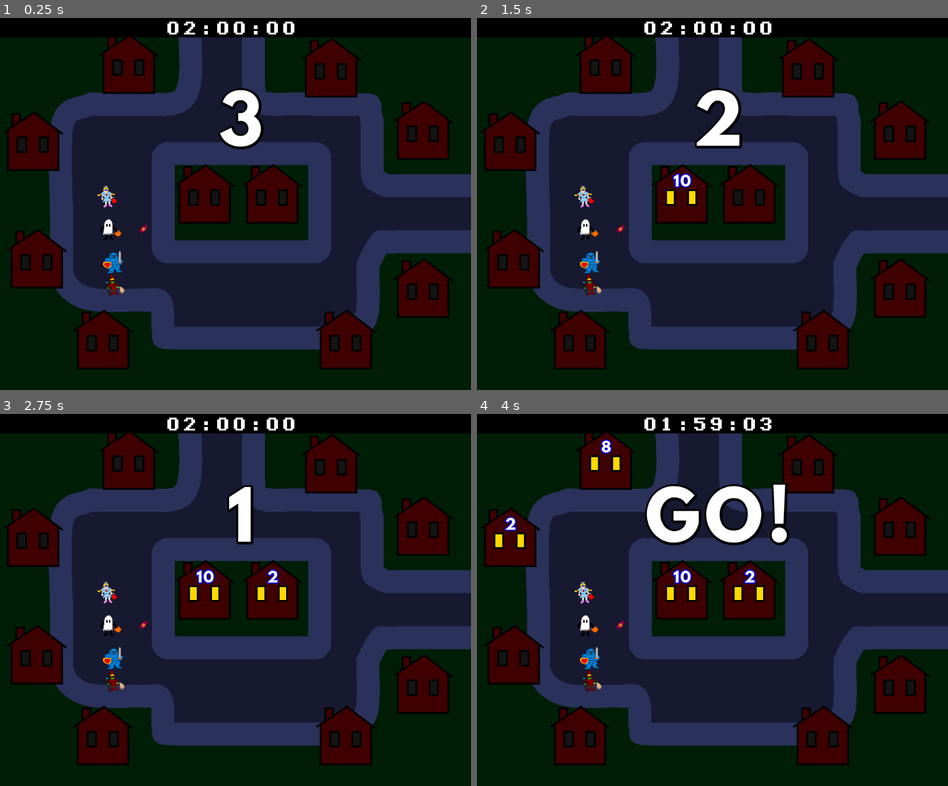
Above: before the commit, frames 1-4 (two rows, left to right).
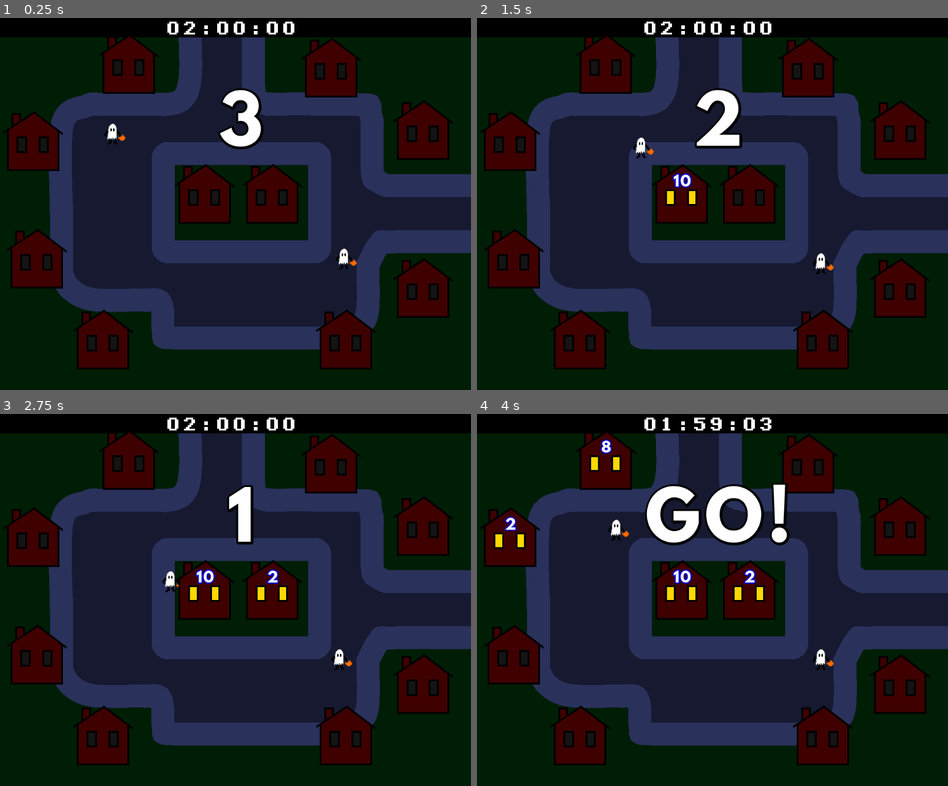
Above: after the commit, the same moments.

Repository: King9999/trickortreat_godot
Game: Godot game, scene res://Scenes/main.tscn
Same seed, same stepped clock (60 frames per second), same inputs: the game is played once before the commit and once after it. This scene is started directly instead of the project's main scene.
Inputs:
- Up to frame 1 (0.25 s): no input
- Up to frame 2 (1.5 s): tap Enter at 0.5 s; hold D (P1_Right) 0.53-1.28 s; tap Space (P1_Trick) at 0.6 s; hold S (P1_Down) from 1.28 s (still down); tap Down (P2_Down) at 1.35 s
- Up to frame 3 (2.75 s): release S (P1_Down) at 2.03 s; hold D (P1_Right) from 2.03 s (still down); tap Left (P2_Left) at 2.1 s
- Up to frame 4 (4 s): tap Space (P1_Trick) at 2.75 s; release D (P1_Right) at 2.78 s; hold W (P1_Up) 2.78-3.53 s; tap Right (P2_Right) at 2.85 s; hold A (P1_Left) from 3.53 s (still down); tap Ctrl (P2_Trick) at 3.6 s

The runs differ from the first frame. In frame 1, 0.8% of the frame differs, in the area x 20-76%, y 28-75%; in frame 2, 0.8%, in the area x 20-76%, y 32-75%; in frame 3, 0.8%; in frame 4, 0.8%.

Commit message:
Can now instantiate nodes from scenes
Game now instantiates the chosen costumes and places them in their correct positions.

Maybe fixed issue where 6 houses were getting candy instead of 5?

Each player can control their own costume individually.

Diff:
--- a/Scenes/main.tscn
+++ b/Scenes/main.tscn
@@ -6,7 +6,6 @@
 [ext_resource type="PackedScene" uid="uid://dy622oifu2orq" path="res://Scenes/house.tscn" id="2_bo1nx"]
 [ext_resource type="PackedScene" uid="uid://rojba8fy4rsu" path="res://Scenes/costume_knight.tscn" id="5_kry3j"]
 [ext_resource type="PackedScene" uid="uid://siohwbcnl08s" path="res://Scenes/costume_ghost.tscn" id="6_6bp64"]
-[ext_resource type="PackedScene" uid="uid://ler3q84qayoq" path="res://Scenes/candy.tscn" id="6_21xkr"]
 [ext_resource type="PackedScene" uid="uid://dkaywba7sevkf" path="res://Scenes/costume_princess.tscn" id="7_344ge"]
 [ext_resource type="PackedScene" uid="uid://4s36quwb0krr" path="res://Scenes/costume_witch.tscn" id="8_ynf5e"]
 [ext_resource type="Script" uid="uid://dk7c7ngm54vmc" path="res://Scripts/timer.gd" id="9_hptm8"]
@@ -26,6 +25,7 @@
 [node name="Main" type="Node2D"]
 script = ExtResource("1_fdnlq")
 game_time = 120
+costume_scenes = Array[PackedScene]([ExtResource("6_6bp64"), ExtResource("5_kry3j"), ExtResource("7_344ge"), ExtResource("8_ynf5e")])
 
 [node name="Level" type="Sprite2D" parent="."]
 texture = ExtResource("1_jjgbg")
@@ -128,21 +128,6 @@
 [node name="House10" parent="House Manager" instance=ExtResource("2_bo1nx")]
 position = Vector2(240, 320)
 
-[node name="Knight" parent="." instance=ExtResource("5_kry3j")]
-position = Vector2(-264, 152)
-
-[node name="Candy" parent="." instance=ExtResource("6_21xkr")]
-position = Vector2(-200, 80)
-
-[node name="Ghost" parent="." instance=ExtResource("6_6bp64")]
-position = Vector2(-272, 80)
-
-[node name="Princess" parent="." instance=ExtResource("7_344ge")]
-position = Vector2(-280, 8)
-
-[node name="Witch" parent="." instance=ExtResource("8_ynf5e")]
-position = Vector2(-264, 200)
-
 [node name="Timer" type="Node2D" parent="."]
 position = Vector2(-2, -384)
 script = ExtResource("9_hptm8")
--- a/Scripts/game_manager.gd
+++ b/Scripts/game_manager.gd
@@ -3,6 +3,7 @@
 """
 
 extends Node2D
+class_name GameManager
 
 @onready var timer: Game_Timer = $Timer
 @onready var countdown: Countdown = $Countdown
@@ -17,6 +18,12 @@
 @export var game_time: int							#time in seconds. default 2 minutes
 var game_started: bool
 
+#costumes
+@export var costume_scenes: Array[PackedScene] = []
+@export var players: Array[Costume] = []
+
+enum Human_Player { PLAYER_ONE, PLAYER_TWO }
+
 # Called when the node enters the scene tree for the first time.
 func _ready() -> void:
 	#Timer setup
@@ -26,8 +33,8 @@
 
 	######player setup######
 	#set up the first 2 players
-
-
+	_set_up_players(Singleton.costume_p1)
+	_set_up_players(Singleton.costume_p2)
 
 # Called every frame. 'delta' is the elapsed time since the previous frame.
 func _process(delta: float) -> void:
@@ -42,3 +49,34 @@
 	game_started = true
 	timer.start_timer(true)
 	countdown.start_game.disconnect(_start_game)	#prevents code from running more than once
+
+##Adds human-controlled
+func _set_up_players(selection: Singleton.Selection):
+	match(selection):
+		Singleton.Selection.GHOST:
+			players.append(costume_scenes[Singleton.Selection.GHOST].instantiate())
+		Singleton.Selection.KNIGHT:
+			players.append(costume_scenes[Singleton.Selection.KNIGHT].instantiate())
+		Singleton.Selection.PRINCESS:
+			players.append(costume_scenes[Singleton.Selection.PRINCESS].instantiate())
+		Singleton.Selection.WITCH:
+			players.append(costume_scenes[Singleton.Selection.WITCH].instantiate())
+
+	#ensure the player is human-controlled.
+	var player: Costume = players[players.size() - 1]
+	player.player_type = Costume.Player.HUMAN
+
+	#set position
+	player.global_position = player_position1.global_position if players.size() <= 1 else player_position2.global_position
+	add_child(player) #important step when instantiating nodes.
+
+func _physics_process(delta: float) -> void:
+	var input_p1 = Input.get_vector(Singleton.left_p1, Singleton.right_p1, Singleton.up_p1, Singleton.down_p1)
+	var input_p2 = Input.get_vector(Singleton.left_p2, Singleton.right_p2, Singleton.up_p2, Singleton.down_p2)
+
+
+	players[Human_Player.PLAYER_ONE].global_position += input_p1 * delta * players[Human_Player.PLAYER_ONE].move_speed
+	players[Human_Player.PLAYER_TWO].global_position += input_p2 * delta * players[Human_Player.PLAYER_TWO].move_speed
+
+	players[Human_Player.PLAYER_ONE].move_and_slide()
+	players[Human_Player.PLAYER_TWO].move_and_slide()
--- a/Scripts/house_manager.gd
+++ b/Scripts/house_manager.gd
@@ -35,13 +35,13 @@
 			house.can_stock_candy = true
 
 		#check if this house can be stocked
-		if houses_with_candy >= MAX_HOUSES_WITH_CANDY:
-			continue
+		#if houses_with_candy >= MAX_HOUSES_WITH_CANDY:
+			#continue
 
 		#houses don't immediately stock up in the beginning and during the game
 		await get_tree().create_timer(1).timeout
 
-		if house.can_stock_candy && house.candy_amount <= 0:
+		if  houses_with_candy < MAX_HOUSES_WITH_CANDY && house.can_stock_candy && house.candy_amount <= 0:
 			#roll for a chance to stock house
 			if randf() <= STOCK_UP_CHANCE:					#randf() returns 0 to 1 inclusive
 				#add candy. Check if this house gets extra candy
Not shown: 1 places in Scenes/main.tscn that only renumber resources
